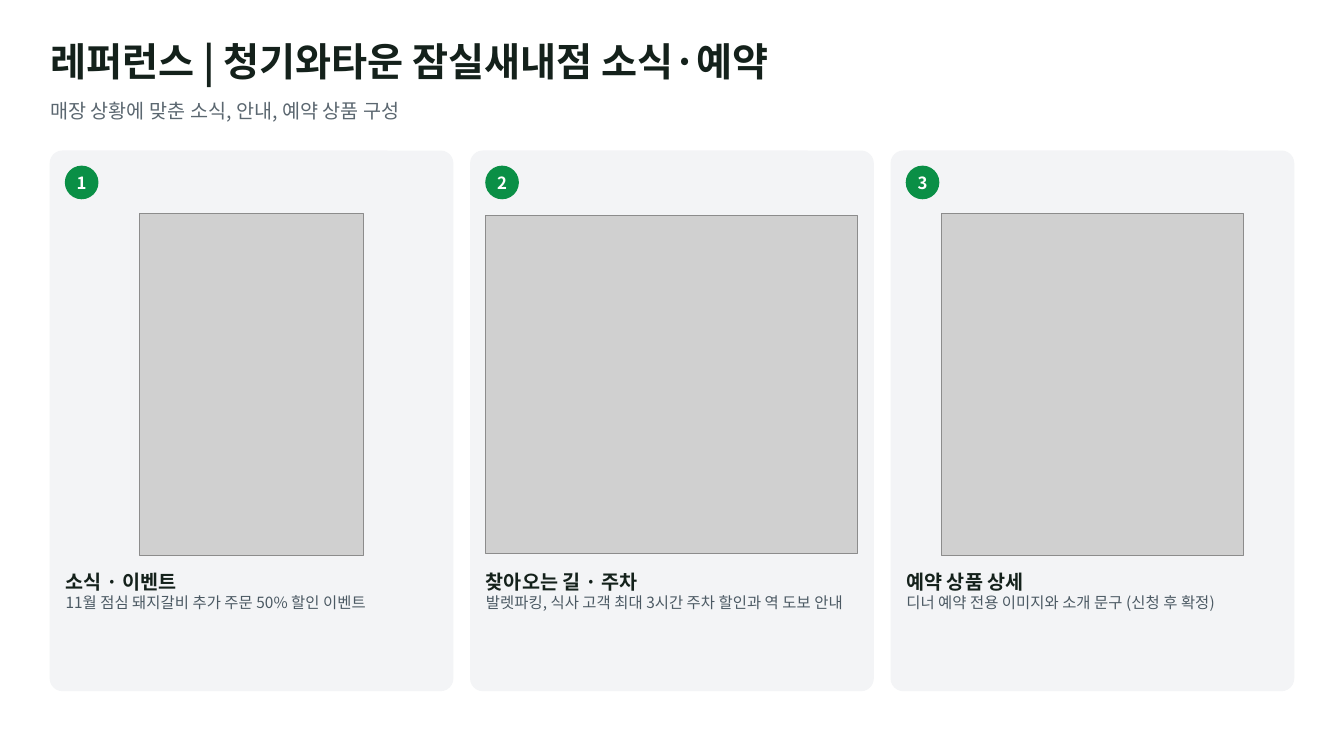
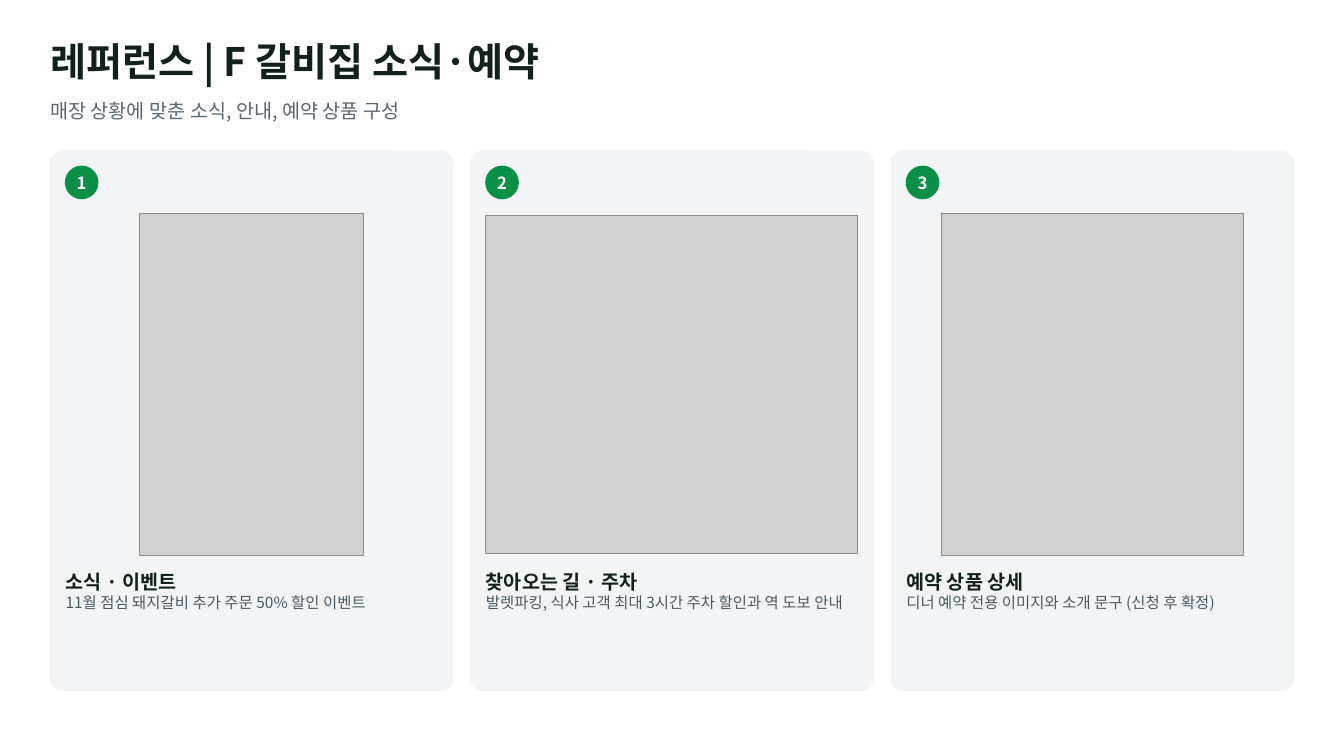
Before and after one commit to alfk0615/placeon, a slide deck: slide 15 of out/company_reference_proposal.pptx. Drawn at 1344x756 pixels with LibreOffice and Linux fonts; fonts in the diff are those of the drawing; grey boxes stand for pictures. Boxes give left, top, right and bottom in pixels: in the first picture for what was removed or moved away, otherwise in the second. Text is boxed around its words. In the diff, an @@ line names an element or a change of style, - is before the commit and + after.

```diff
--- a/out/company_reference_proposal.pptx
+++ b/out/company_reference_proposal.pptx
@@ text at (50, 43, 539, 80): text changed @@
-레퍼런스 | 청기와타운 잠실새내점 소식·예약
+레퍼런스 | F 갈비집 소식·예약
```
Also in this commit, not shown: 14 other slides changed.
